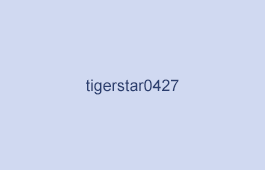
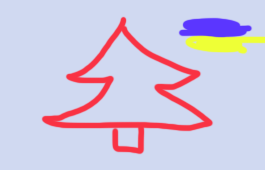
Two versions of the same layered image (265×170). Layer-by-layer changes:
added layer "Layer 1" above "name" over [41, 16, 265, 155]
hid "name" over [86, 79, 179, 95]
